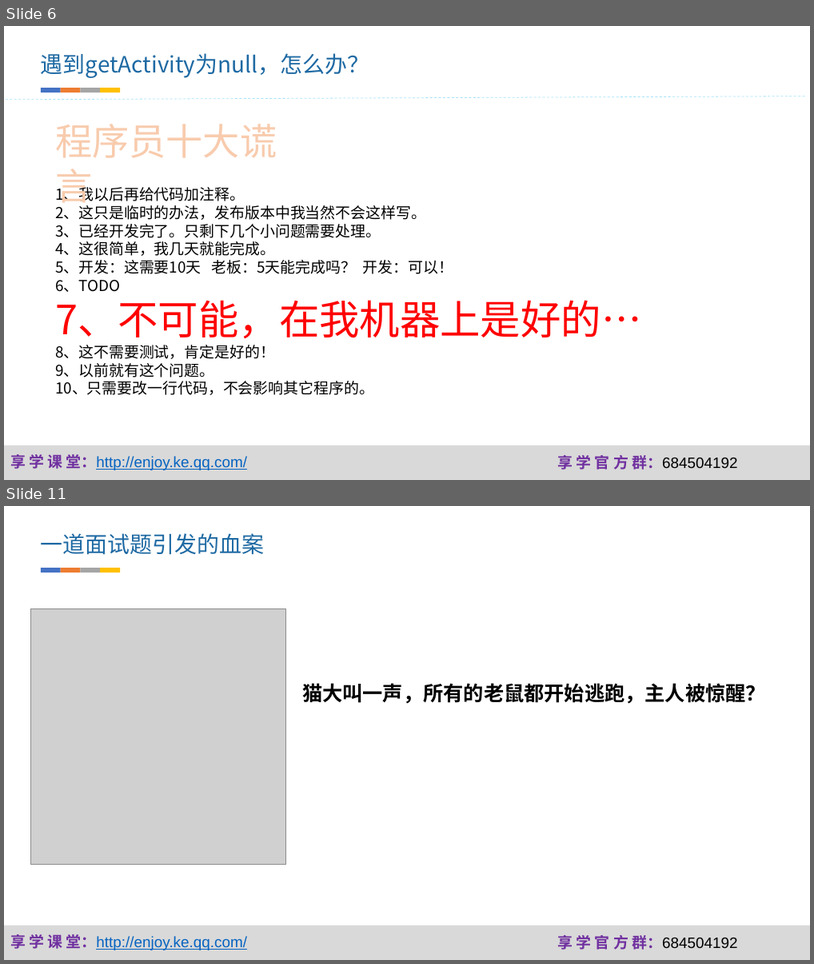
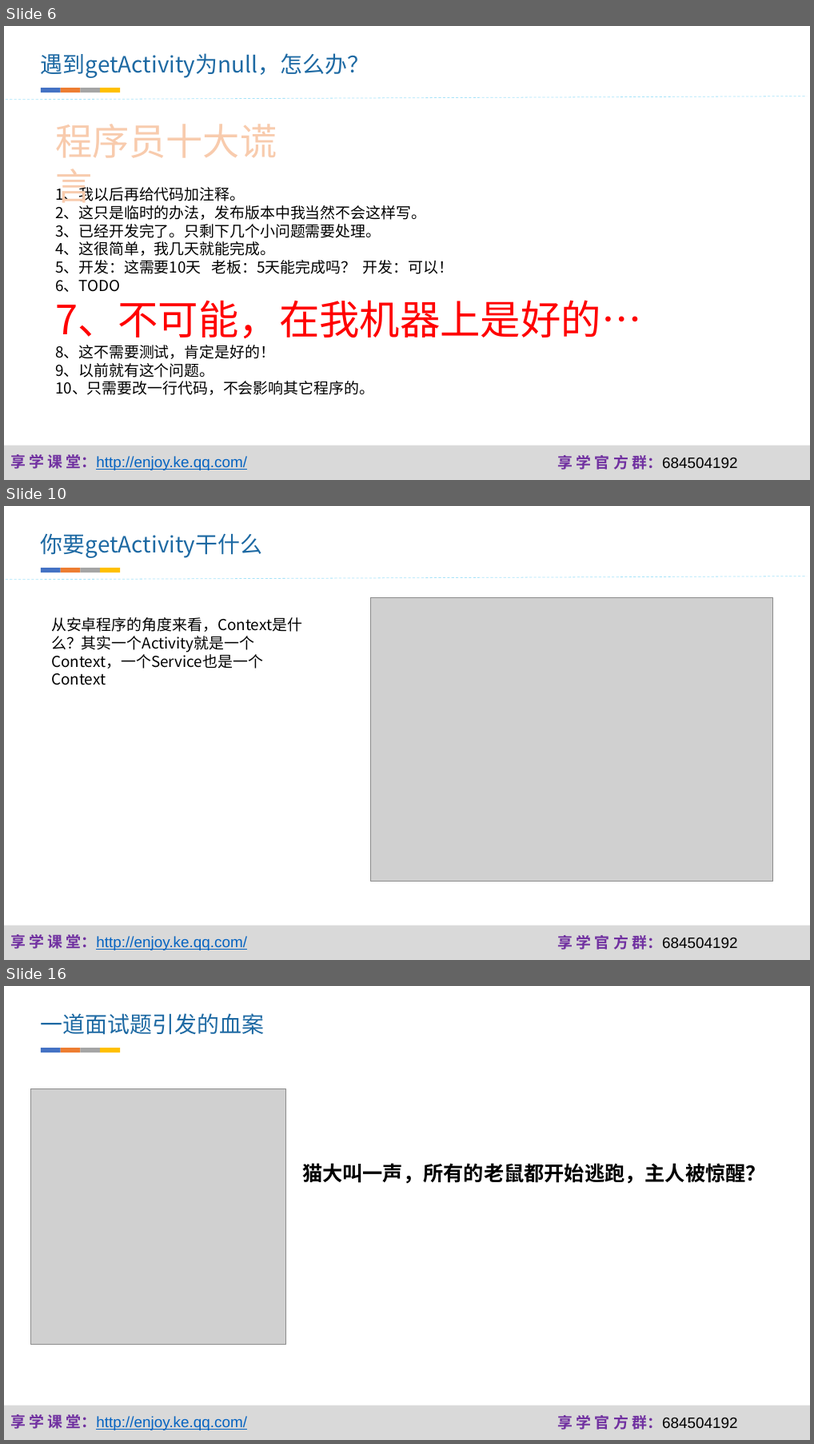
Before and after one commit to fanzhangvip/xiangxue, a slide deck: pre/Android Fragment爬坑记.pptx. Shown one above the other, each under a label of ours: slides 6 and 11 before the commit, slides 6, 10 and 16 after it; the slides between them are not shown. The pictures are 814x964 and 814x1444 pixels, drawn with LibreOffice and Linux fonts; fonts in the diff are those of the drawing; grey boxes stand for pictures; background and template pictures are left out. Boxes give left, top, right and bottom in pixels: in the first picture for what was removed or moved away, otherwise in the second. Text is boxed around its words. In the diff, an @@ line names an element or a change of style, - is before the commit and + after.

```diff
--- a/pre/Android Fragment爬坑记.pptx
+++ b/pre/Android Fragment爬坑记.pptx
@@ slide 10 added at (x1=4, y1=506, x2=810, y2=960), background #FFFFFF; not listed: 3 template elements that a slide beside it also shows @@
@@ text added at (x1=41, y1=533, x2=262, y2=558), 26.6 pt, text #1D69A3 @@
+你要getActivity干什么
@@ line added from (4, 580) to (807, 576), #00B0F0 0.75 pt dashed @@
@@ group added at (x1=41, y1=568, x2=120, y2=572): 4 rectangles @@
@@ picture added at (x1=371, y1=597, x2=774, y2=881) @@
@@ text added at (x1=51, y1=617, x2=302, y2=668), 18 pt, text #000000 @@
+从安卓程序的角度来看，Context是什么？其实一个Activity就是一个Context，一个Service也是一个Context
@@ what was slide 11 is now slide 16 @@
```
Also in this commit, not shown: 8 slides changed, 9 other slides added, 12 other files.
